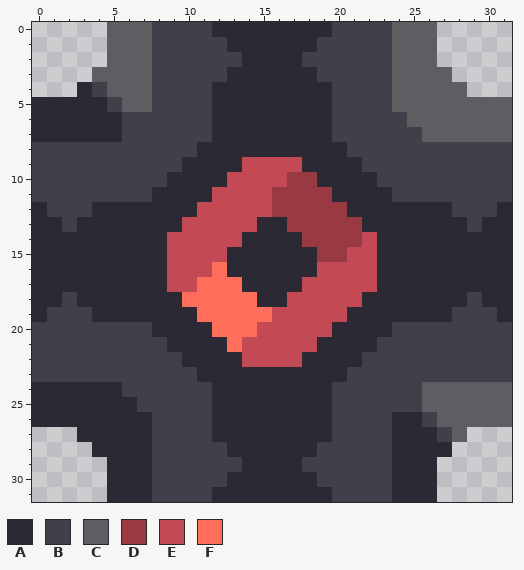
A pixel-art sprite gets an edit: sprites/blocks/environment/dark-wire-node.png. This is how it looked before the edit.
The file is 32x32 pixels.
Palette (. is transparent): A #2b2933  B #3f4049  C #5e5d62  D #993941  E #c34954  F #ff6d5b
Pixels before, first column x 0:
 0 .....CCCBBBBAAAAAAAABBBBCCC.....
 1 .....CCCBBBBBAAAAAABBBBBCCC.....
 2 .....CCCBBBBBBAAAABBBBBBCCC.....
 3 ....CCCCBBBBBAAAAAABBBBBCCCC....
 4 ...ABCCCBBBBAAAAAAAABBBBCCCCC...
 5 AAAAABCCBBBBAAAAAAAABBBBCCCCCCCC
 6 AAAAAABBBBBBAAAAAAAABBBBBCCCCCCC
 7 AAAAAABBBBBBAAAAAAAABBBBBBCCCCCC
 8 BBBBBBBBBBBAAAAAAAAAABBBBBBBBBBB
 9 BBBBBBBBBBAAAAEEEEAAAABBBBBBBBBB
10 BBBBBBBBBAAAAEEEEDDAAAABBBBBBBBB
11 BBBBBBBBAAAAEEEEDDDDAAAABBBBBBBB
12 ABBBAAAAAAAEEEEEDDDDDAAAAAAABBBA
13 AABAAAAAAAEEEEEAADDDDDAAAAAAABAA
14 AAAAAAAAAEEEEEAAAADDDDEAAAAAAAAA
15 AAAAAAAAAEEEEAAAAAADDEEAAAAAAAAA
16 AAAAAAAAAEEEFAAAAAAEEEEAAAAAAAAA
17 AAAAAAAAAEEFFFAAAAEEEEEAAAAAAAAA
18 AABAAAAAAAFFFFFAAEEEEEAAAAAAABAA
19 ABBBAAAAAAAFFFFFEEEEEAAAAAAABBBA
20 BBBBBBBBAAAAFFFEEEEEAAAABBBBBBBB
21 BBBBBBBBBAAAAFEEEEEAAAABBBBBBBBB
22 BBBBBBBBBBAAAAEEEEAAAABBBBBBBBBB
23 BBBBBBBBBBBAAAAAAAAAABBBBBBBBBBB
24 AAAAAABBBBBBAAAAAAAABBBBBBCCCCCC
25 AAAAAAABBBBBAAAAAAAABBBBBBCCCCCC
26 AAAAAAAABBBBAAAAAAAABBBBAABCCCCC
27 ...AAAAABBBBAAAAAAAABBBBAAABC...
28 ....AAAABBBBBAAAAAABBBBBAAAA....
29 .....AAABBBBBBAAAABBBBBBAAA.....
30 .....AAABBBBBAAAAAABBBBBAAA.....
31 .....AAABBBBAAAAAAAABBBBAAA.....
Once edited:
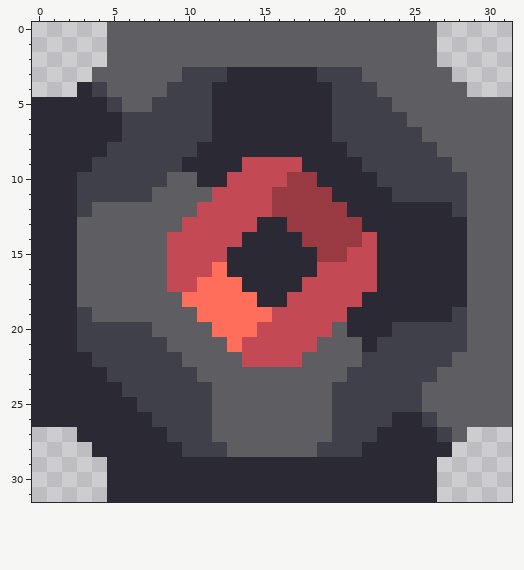
What changed:
y 0: x 8..23 BBBBAAAAAAAABBBB -> CCCCCCCCCCCCCCCC
y 1: x 8..23 BBBBBAAAAAABBBBB -> CCCCCCCCCCCCCCCC
y 2: x 8..23 BBBBBBAAAABBBBBB -> CCCCCCCCCCCCCCCC
y 3: x 8..9 BB -> CC; x 22..23 BB -> CC
y 4: x 8 B -> C; x 23 B -> C
y 8: x 0..4 BBBBB -> AAAAA; x 27..31 BBBBB -> CCCCC
y 9: x 0..3 BBBB -> AAAA; x 28..31 BBBB -> CCCC
y 10: x 0..2 BBB -> AAA; x 9..10 AA -> CC; x 29..31 BBB -> CCC
y 11: x 0..2 BBB -> AAA; x 8..11 AAAA -> CCCC; x 29..31 BBB -> CCC
y 12: x 1..2 BB -> AA; x 4..10 AAAAAAA -> CCCCCCC; x 29..31 BBA -> CCC
y 13: x 2..9 BAAAAAAA -> ACCCCCCC; x 29..31 BAA -> CCC
y 14..17: x 3..8 AAAAAA -> CCCCCC; x 29..31 AAA -> CCC
y 18: x 2..9 BAAAAAAA -> ACCCCCCC; x 29..31 BAA -> CCC
y 19: x 1..2 BB -> AA; x 4..10 AAAAAAA -> CCCCCCC; x 29..31 BBA -> CCC
y 20: x 0..2 BBB -> AAA; x 8..11 AAAA -> CCCC; x 20 A -> C; x 29..31 BBB -> CCC
y 21: x 0..2 BBB -> AAA; x 9..12 AAAA -> CCCC; x 19..21 AAA -> CCC; x 29..31 BBB -> CCC
y 22: x 0..3 BBBB -> AAAA; x 10..13 AAAA -> CCCC; x 18..21 AAAA -> CCCC; x 28..31 BBBB -> CCCC
y 23: x 0..4 BBBBB -> AAAAA; x 11..20 AAAAAAAAAA -> CCCCCCCCCC; x 27..31 BBBBB -> CCCCC
y 24..26: x 12..19 AAAAAAAA -> CCCCCCCC
y 27: x 8 B -> A; x 12..19 AAAAAAAA -> CCCCCCCC; x 23 B -> A
y 28: x 8..9 BB -> AA; x 13..18 AAAAAA -> CCCCCC; x 22..23 BB -> AA
y 29: x 8..13 BBBBBB -> AAAAAA; x 18..23 BBBBBB -> AAAAAA
y 30: x 8..12 BBBBB -> AAAAA; x 19..23 BBBBB -> AAAAA
y 31: x 8..11 BBBB -> AAAA; x 20..23 BBBB -> AAAA
Boxes around the changes in both pictures, in picture pixels (x1, y1, x2, y2):
changed: (32, 22, 392, 502)
changed: (437, 142, 512, 382)
